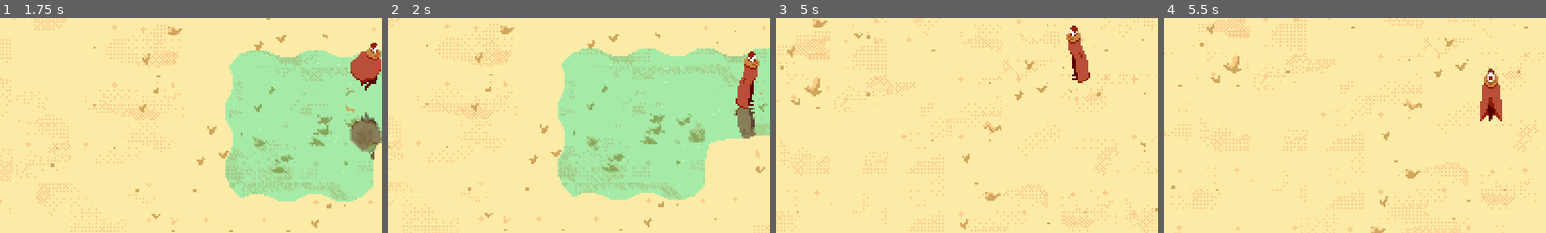
Above: before the commit, frames 1-4 (left to right).
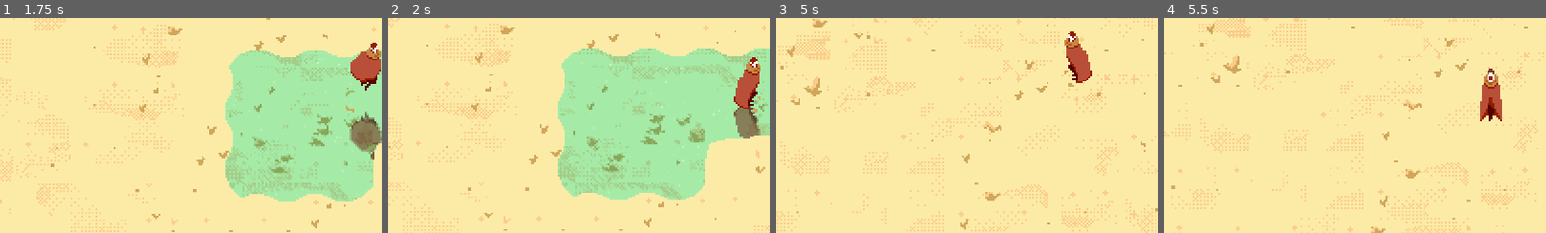
Above: after the commit, the same moments.

Repository: Lukko-Digital/Sift
Game: Godot game, scene res://scenes/main.tscn
Same seed, same stepped clock (60 frames per second), same inputs: the game is played once before the commit and once after it. The engine's default icon, where the game draws it, is replaced by a stand-in: a white triangle on a blue panel in a dark square.
Inputs:
- Up to frame 1 (1.75 s): hold D (right) 0.53-1.28 s; tap Space (dash) at 0.6 s; hold S (down) from 1.28 s (still down); tap E (interact) at 1.35 s
- Up to frame 2 (2 s): keep holding S (down)
- Up to frame 3 (5 s): release S (down) at 2.03 s; hold D (right) 2.03-2.78 s; tap Space (dash) at 2.1, 3.6 s; hold W (up) 2.78-3.53 s; tap E (interact) at 2.85, 4.35 s; hold A (left) from 3.53 s (still down)
- Up to frame 4 (5.5 s): release A (left) at 5.03 s; hold S (down) from 5.03 s (still down); tap Space (dash) at 5.1 s
The pictures show only the part of the screen within x 7-57%, y 37-87%; the shares and areas given below are measured in that part.

Frame 1 is identical in both runs. In frame 2, 0.9% of the frame differs, in the area x 90-98%, y 15-56%; in frame 3, 0.6%; in frame 4, nothing differs.

Commit message:
dash animation fixes

Diff:
--- a/scenes/player.tscn
+++ b/scenes/player.tscn
@@ -28,6 +28,38 @@
 "values": [96, 102]
 }
 
+[sub_resource type="Animation" id="Animation_a8smw"]
+resource_name = "dig_down_end"
+length = 0.5
+tracks/0/type = "value"
+tracks/0/imported = false
+tracks/0/enabled = true
+tracks/0/path = NodePath(".:frame")
+tracks/0/interp = 1
+tracks/0/loop_wrap = false
+tracks/0/keys = {
+"times": PackedFloat32Array(0, 0.4),
+"transitions": PackedFloat32Array(1, 1),
+"update": 0,
+"values": [103, 107]
+}
+
+[sub_resource type="Animation" id="Animation_cblxp"]
+resource_name = "dig_down_start"
+length = 0.4
+tracks/0/type = "value"
+tracks/0/imported = false
+tracks/0/enabled = true
+tracks/0/path = NodePath(".:frame")
+tracks/0/interp = 1
+tracks/0/loop_wrap = false
+tracks/0/keys = {
+"times": PackedFloat32Array(0, 0.3),
+"transitions": PackedFloat32Array(1, 1),
+"update": 0,
+"values": [92, 95]
+}
+
 [sub_resource type="Animation" id="Animation_hwy63"]
 resource_name = "dig_left"
 length = 0.7
@@ -44,6 +76,38 @@
 "values": [150, 156]
 }
 
+[sub_resource type="Animation" id="Animation_4u5xn"]
+resource_name = "dig_left_end"
+length = 0.5
+tracks/0/type = "value"
+tracks/0/imported = false
+tracks/0/enabled = true
+tracks/0/path = NodePath(".:frame")
+tracks/0/interp = 1
+tracks/0/loop_wrap = false
+tracks/0/keys = {
+"times": PackedFloat32Array(0, 0.4),
+"transitions": PackedFloat32Array(1, 1),
+"update": 0,
+"values": [157, 160]
+}
+
+[sub_resource type="Animation" id="Animation_un4cl"]
+resource_name = "dig_left_start"
+length = 0.4
+tracks/0/type = "value"
+tracks/0/imported = false
+tracks/0/enabled = true
+tracks/0/path = NodePath(".:frame")
+tracks/0/interp = 1
+tracks/0/loop_wrap = false
+tracks/0/keys = {
+"times": PackedFloat32Array(0, 0.3),
+"transitions": PackedFloat32Array(1, 1),
+"update": 0,
+"values": [146, 149]
+}
+
 [sub_resource type="Animation" id="Animation_in3fg"]
 resource_name = "dig_right"
 length = 0.7
@@ -60,6 +124,38 @@
 "values": [132, 138]
 }
 
+[sub_resource type="Animation" id="Animation_y03ak"]
+resource_name = "dig_right_end"
+length = 0.5
+tracks/0/type = "value"
+tracks/0/imported = false
+tracks/0/enabled = true
+tracks/0/path = NodePath(".:frame")
+tracks/0/interp = 1
+tracks/0/loop_wrap = false
+tracks/0/keys = {
+"times": PackedFloat32Array(0, 0.4),
+"transitions": PackedFloat32Array(1, 1),
+"update": 0,
+"values": [139, 142]
+}
+
+[sub_resource type="Animation" id="Animation_8wl5f"]
+resource_name = "dig_right_start"
+length = 0.4
+tracks/0/type = "value"
+tracks/0/imported = false
+tracks/0/enabled = true
+tracks/0/path = NodePath(".:frame")
+tracks/0/interp = 1
+tracks/0/loop_wrap = false
+tracks/0/keys = {
+"times": PackedFloat32Array(0, 0.3),
+"transitions": PackedFloat32Array(1, 1),
+"update": 0,
+"values": [128, 131]
+}
+
 [sub_resource type="Animation" id="Animation_wkgig"]
 resource_name = "dig_up"
 length = 0.7
@@ -76,6 +172,38 @@
 "values": [114, 120]
 }
 
+[sub_resource type="Animation" id="Animation_ktelr"]
+resource_name = "dig_up_end"
+length = 0.5
+tracks/0/type = "value"
+tracks/0/imported = false
+tracks/0/enabled = true
+tracks/0/path = NodePath(".:frame")
+tracks/0/interp = 1
+tracks/0/loop_wrap = false
+tracks/0/keys = {
+"times": PackedFloat32Array(0, 0.4),
+"transitions": PackedFloat32Array(1, 1),
+"update": 0,
+"values": [121, 125]
+}
+
+[sub_resource type="Animation" id="Animation_7xy02"]
+resource_name = "dig_up_start"
+length = 0.4
+tracks/0/type = "value"
+tracks/0/imported = false
+tracks/0/enabled = true
+tracks/0/path = NodePath(".:frame")
+tracks/0/interp = 1
+tracks/0/loop_wrap = false
+tracks/0/keys = {
+"times": PackedFloat32Array(0, 0.3),
+"transitions": PackedFloat32Array(1, 1),
+"update": 0,
+"values": [110, 113]
+}
+
 [sub_resource type="Animation" id="Animation_qu8rp"]
 resource_name = "idle_down"
 length = 5.6
@@ -210,134 +338,6 @@
 "transitions": PackedFloat32Array(1, 1),
 "update": 0,
 "values": [67, 74]
-}
-
-[sub_resource type="Animation" id="Animation_cblxp"]
-resource_name = "dig_down_start"
-length = 0.4
-tracks/0/type = "value"
-tracks/0/imported = false
-tracks/0/enabled = true
-tracks/0/path = NodePath(".:frame")
-tracks/0/interp = 1
-tracks/0/loop_wrap = false
-tracks/0/keys = {
-"times": PackedFloat32Array(0, 0.3),
-"transitions": PackedFloat32Array(1, 1),
-"update": 0,
-"values": [92, 95]
-}
-
-[sub_resource type="Animation" id="Animation_a8smw"]
-resource_name = "dig_down_end"
-length = 0.5
-tracks/0/type = "value"
-tracks/0/imported = false
-tracks/0/enabled = true
-tracks/0/path = NodePath(".:frame")
-tracks/0/interp = 1
-tracks/0/loop_wrap = false
-tracks/0/keys = {
-"times": PackedFloat32Array(0, 0.4),
-"transitions": PackedFloat32Array(1, 1),
-"update": 0,
-"values": [103, 107]
-}
-
-[sub_resource type="Animation" id="Animation_un4cl"]
-resource_name = "dig_left_start"
-length = 0.4
-tracks/0/type = "value"
-tracks/0/imported = false
-tracks/0/enabled = true
-tracks/0/path = NodePath(".:frame")
-tracks/0/interp = 1
-tracks/0/loop_wrap = false
-tracks/0/keys = {
-"times": PackedFloat32Array(0, 0.3),
-"transitions": PackedFloat32Array(1, 1),
-"update": 0,
-"values": [146, 149]
-}
-
-[sub_resource type="Animation" id="Animation_8wl5f"]
-resource_name = "dig_right_start"
-length = 0.4
-tracks/0/type = "value"
-tracks/0/imported = false
-tracks/0/enabled = true
-tracks/0/path = NodePath(".:frame")
-tracks/0/interp = 1
-tracks/0/loop_wrap = false
-tracks/0/keys = {
-"times": PackedFloat32Array(0, 0.3),
-"transitions": PackedFloat32Array(1, 1),
-"update": 0,
-"values": [128, 131]
-}
-
-[sub_resource type="Animation" id="Animation_7xy02"]
-resource_name = "dig_up_start"
-length = 0.4
-tracks/0/type = "value"
-tracks/0/imported = false
-tracks/0/enabled = true
-tracks/0/path = NodePath(".:frame")
-tracks/0/interp = 1
-tracks/0/loop_wrap = false
-tracks/0/keys = {
-"times": PackedFloat32Array(0, 0.3),
-"transitions": PackedFloat32Array(1, 1),
-"update": 0,
-"values": [110, 113]
-}
-
-[sub_resource type="Animation" id="Animation_ktelr"]
-resource_name = "dig_up_end"
-length = 0.5
-tracks/0/type = "value"
-tracks/0/imported = false
-tracks/0/enabled = true
-tracks/0/path = NodePath(".:frame")
-tracks/0/interp = 1
-tracks/0/loop_wrap = false
-tracks/0/keys = {
-"times": PackedFloat32Array(0, 0.4),
-"transitions": PackedFloat32Array(1, 1),
-"update": 0,
-"values": [121, 125]
-}
-
-[sub_resource type="Animation" id="Animation_y03ak"]
-resource_name = "dig_right_end"
-length = 0.5
-tracks/0/type = "value"
-tracks/0/imported = false
-tracks/0/enabled = true
-tracks/0/path = NodePath(".:frame")
-tracks/0/interp = 1
-tracks/0/loop_wrap = false
-tracks/0/keys = {
-"times": PackedFloat32Array(0, 0.4),
-"transitions": PackedFloat32Array(1, 1),
-"update": 0,
-"values": [139, 143]
-}
-
-[sub_resource type="Animation" id="Animation_4u5xn"]
-resource_name = "dig_left_end"
-length = 0.5
-tracks/0/type = "value"
-tracks/0/imported = false
-tracks/0/enabled = true
-tracks/0/path = NodePath(".:frame")
-tracks/0/interp = 1
-tracks/0/loop_wrap = false
-tracks/0/keys = {
-"times": PackedFloat32Array(0, 0.4),
-"transitions": PackedFloat32Array(1, 1),
-"update": 0,
-"values": [157, 161]
 }
 
 [sub_resource type="AnimationLibrary" id="AnimationLibrary_ld84v"]
Not shown: 1 places in scenes/player.tscn that only renumber resources
